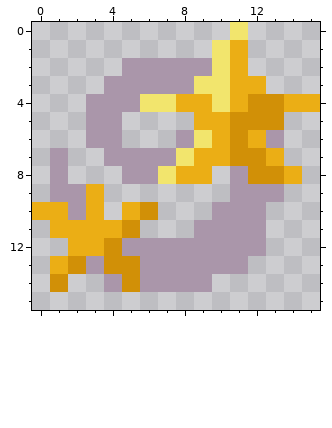
File history of a pixel-art sprite, src/main/resources/textures/gui/confused.png. The picture above is the old version.
The file is 16x16 pixels.
And afterwards:
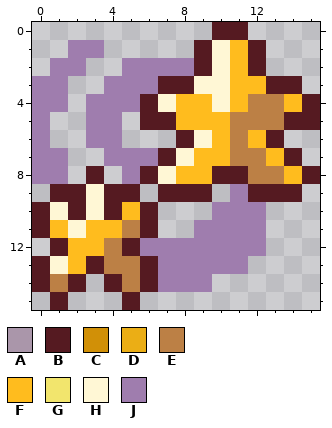
Palette (. is transparent): A #aa96aa  B #551a21  C #d19007  D #ebae15  E #bc8045  F #ffbc1e  G #f2e56d  H #fff7d5  J #9f7dae
The edit:
@@ x 0..15 @@
- 0 ...........G....
- 1 ..........GD....
- 2 .....AAAAAGD....
- 3 ....AAAAAGGDD...
- 4 ...AAAGGDDGDCCDD
- 5 ...AA....DDCCC..
- 6 ...AA...AGDCDA..
- 7 .A..AAAAGDDCCD..
- 8 .A...AAGDD.ACCD.
- 9 .AAD.......AAA..
-10 DDAD.DC...AAA...
-11 .DDDDC...AAAA...
-12 ..DDCAAAAAAAA...
-13 .DCACCAAAAAA....
-14 .C..ACAAAA......
-15 ................
+ 0 ..........BB....
+ 1 ..JJ.....BHFB...
+ 2 .JJ..JJJJBHFB...
+ 3 JJ..JJJBBHHFFBB.
+ 4 JJ.JJJBHFFHFEEFB
+ 5 J..JJ.BBFFFEEEBB
+ 6 J..JJ...BHFEFB..
+ 7 JJ..JJJBHFFEEFB.
+ 8 JJ.B.JBHFFBBEEFB
+ 9 .BBHBB.BBB.JBBB.
+10 BHBHBFB...JJJ...
+11 BFHFFEB..JJJJ...
+12 .BFFEBJJJJJJJ...
+13 BHFBEEBJJJJJ....
+14 BEB.BEBJJJ......
+15 .B...B..........
Where, in picture pixels (left, top, right, bottom), the same in both pictures:
changed: (32, 22, 320, 310)
